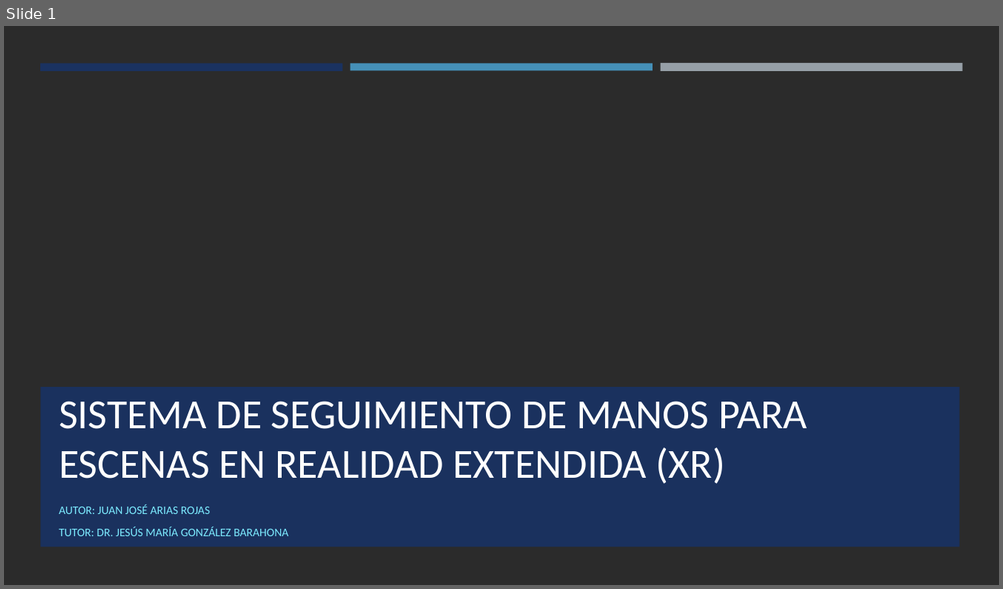
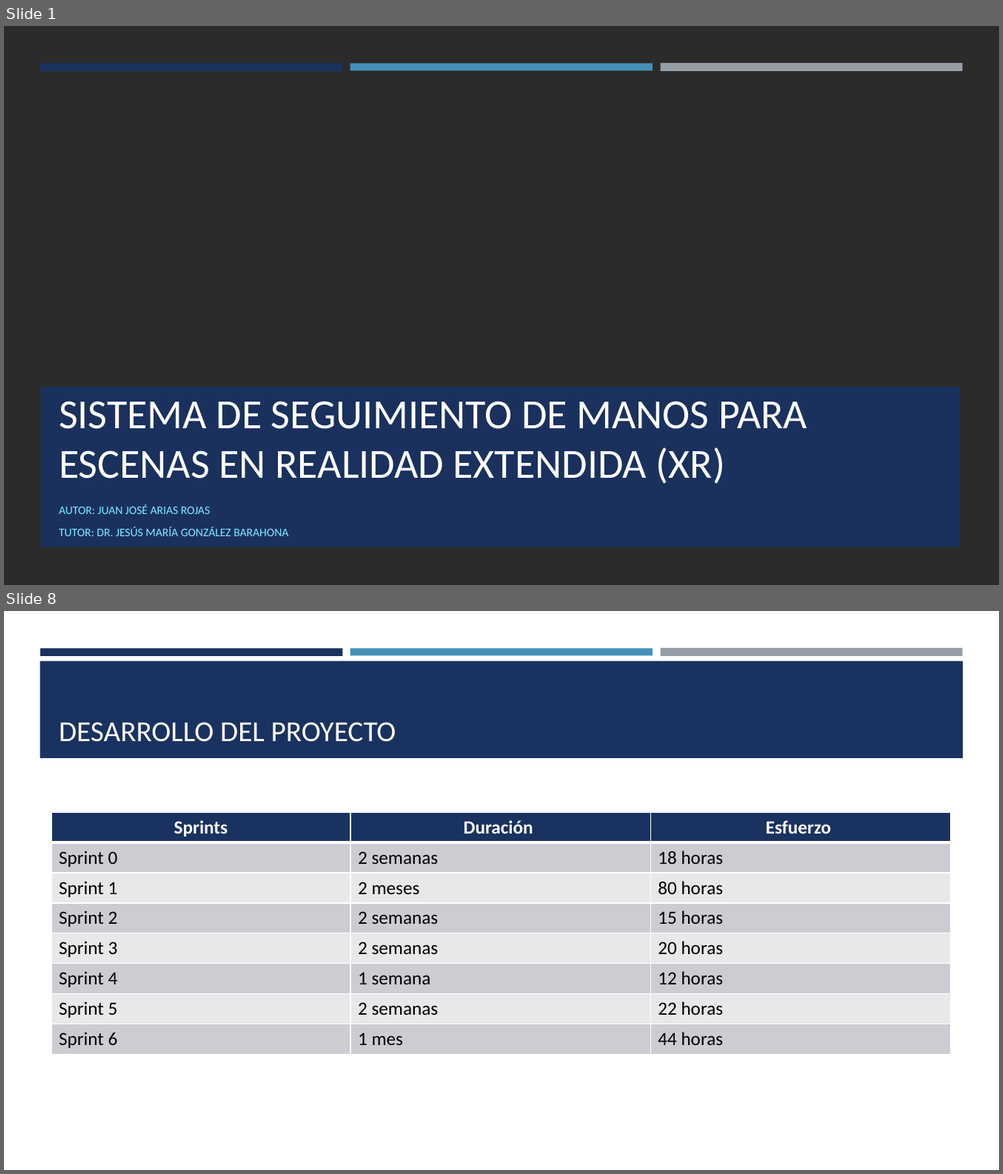
Before and after one commit to JuJoarias/TFG, a slide deck: presentacion/presentacion.pptx. Shown one above the other, each under a label of ours: slide 1 before the commit, slides 1 and 8 after it; the slides between them are not shown. The pictures are 1003x589 and 1003x1174 pixels, drawn with LibreOffice and Linux fonts; fonts in the diff are those of the drawing; background and template pictures are left out; a plain dark background stands for a picture behind light text. Boxes give left, top, right and bottom in pixels: in the first picture for what was removed or moved away, otherwise in the second. Text is boxed around its words. In the diff, an @@ line names an element or a change of style, - is before the commit and + after.

```diff
--- a/presentacion/presentacion.pptx
+++ b/presentacion/presentacion.pptx
@@ slide 8 added at <box>4,611,999,1170</box>, background #FFFFFF @@
@@ rectangle added at <box>40,648,343,655</box>, fill #1A3260 @@
@@ rectangle added at <box>350,648,652,655</box>, fill #4590B8 @@
@@ rectangle added at <box>660,648,962,657</box>, fill #969FA7 @@
@@ rectangle added at <box>40,661,963,758</box>, fill #1A3260 @@
@@ title added at <box>59,722,396,742</box>, 28 pt, text #FFFFFF @@
+DESARROLLO DEL PROYECTO
@@ table added at <box>52,812,950,1054</box>, 8 rows, 3 columns @@
+Sprints | Duración | Esfuerzo
+Sprint 0 | 2 semanas | 18 horas
+Sprint 1 | 2 meses | 80 horas
+Sprint 2 | 2 semanas | 15 horas
+Sprint 3 | 2 semanas | 20 horas
+Sprint 4 | 1 semana | 12 horas
+Sprint 5 | 2 semanas | 22 horas
+Sprint 6 | 1 mes | 44 horas
```
Also in this commit, not shown: 2 slides changed, 7 other slides added, 1 slide removed.
